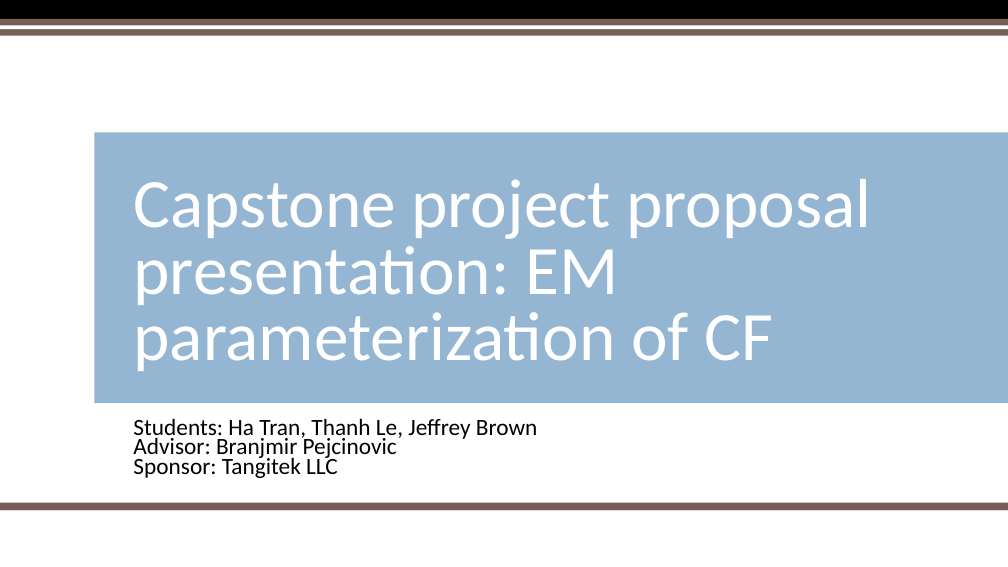
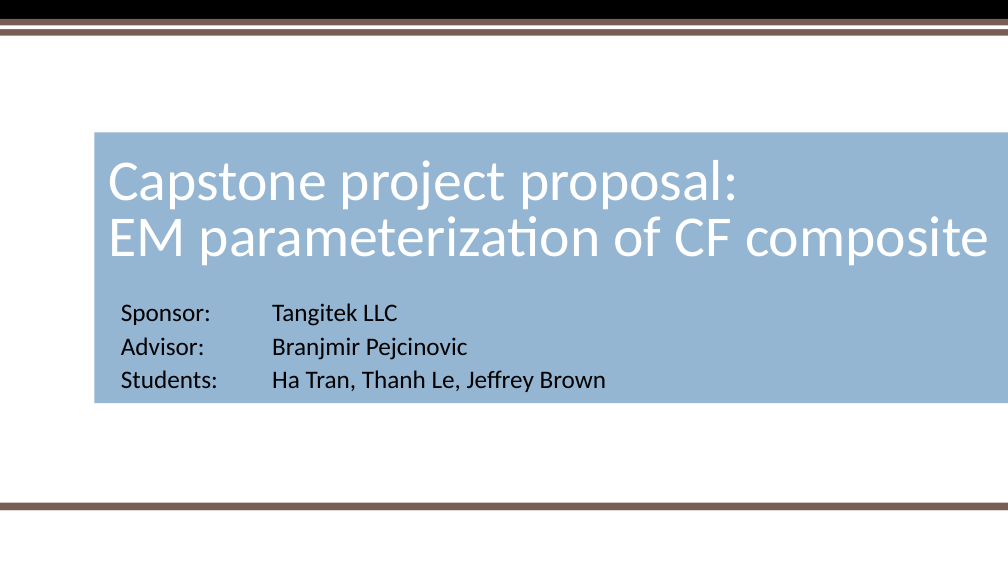
Before and after one commit to trankhiemha/ECE412-413-Capstone-Project-N3, a slide deck: slide 1 of Capstone project proposal presentation.pptx. Drawn at 1008x567 pixels with LibreOffice and Linux fonts; fonts in the diff are those of the drawing; background and template pictures are left out. Boxes give left, top, right and bottom in pixels: in the first picture for what was removed or moved away, otherwise in the second. Text is boxed around its words. In the diff, an @@ line names an element or a change of style, - is before the commit and + after.

```diff
--- a/Capstone project proposal presentation.pptx
+++ b/Capstone project proposal presentation.pptx
@@ title at [108,160,989,265]: text changed; size 66 to 55 pt @@
-Capstone project proposal presentation: EM parameterization of CF
+Capstone project proposal:
+EM parameterization of CF composite
@@ subtitle "Sponsor: Tangitek LLC": place and size @@
-subtitle "Sponsor: Tangitek LLC" at [133,418,537,478]
+subtitle "Sponsor: Tangitek LLC" at [121,303,607,392]
@@ subtitle at [121,303,468,360]: paragraphs added @@
+Sponsor: Tangitek LLC
+Advisor: Branjmir Pejcinovic
@@ subtitle at [272,370,607,392]: size 22.2 to 24 pt in "Students: Ha Tran, Thanh Le, Jeffrey Brown"; line spacing 0.7 to 0.9; more space between paragraphs @@
@@ subtitle at [133,435,397,478]: paragraphs removed @@
-Advisor: Branjmir Pejcinovic
-Sponsor: Tangitek LLC
```
Also in this commit, not shown: 9 other slides changed, 2 slides added, 1 slide removed.
